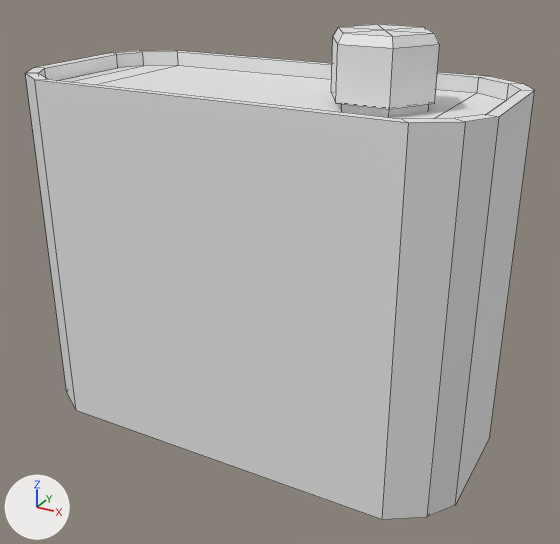
The FBX model Cryptique/Assets/FBX/Puzzles/bidon_huile.fbx as it was, and as the next commit left it.
Camera for both pictures: a camera (50 mm lens) standing at (0.843, -0.812, 0.746) and looking at (0.309, 0.159, 0.261). Every picture has the same lights, and +X, +Y and +Z are marked at lower left. Mesh edges are drawn as thin lines. Where no turn or scale is listed for an object, it has been applied to the vertices.

The older version as bpy lines, for what is in view:
```python
me_mesh = bpy.data.meshes.new('Mesh')
me_mesh.from_pydata(...)  # 79 vertices, 76 faces; spans x -0.08..0.637, y 0.0..0.338, z 0.0..0.629
me_mesh.materials.append(mat_bidon_huile1)  # white #eaeaea
ob_bidon_huile = bpy.data.objects.new('Bidon_huile', me_mesh)
ob_bidon_huile.location = (0.0, 0.0, 0.0)
```
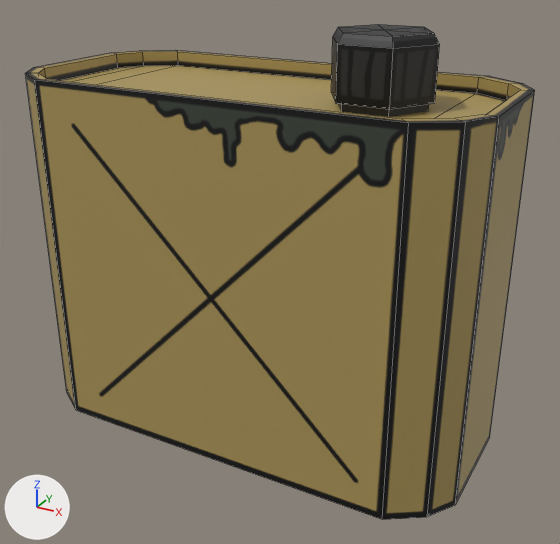
The newer file is also rescaled (x0.63), turned or shifted as a whole; pictures and numbers use the older file's frame.

The edits, one by one:
Picture 'bidon_huile.png' (img_bidon_huile_png) is new.
Material 'Bidon_huile2' (mat_bidon_huile2) is new.
Its texture is img_bidon_huile_png.
me_mesh has 79 vertices, 76 faces and spans x -0.08..0.637, y 0.0..0.338, z 0.0..0.629.
me_mesh no longer uses material mat_bidon_huile1 (white #eaeaea).
me_mesh now uses material mat_bidon_huile2 (picture img_bidon_huile_png).

Changed parts and their boxes [x1, y1, x2, y2] in the pictures (560 x 544 px):
'Bidon_huile', recoloured (grey to yellow): [26, 24, 535, 519] in both
